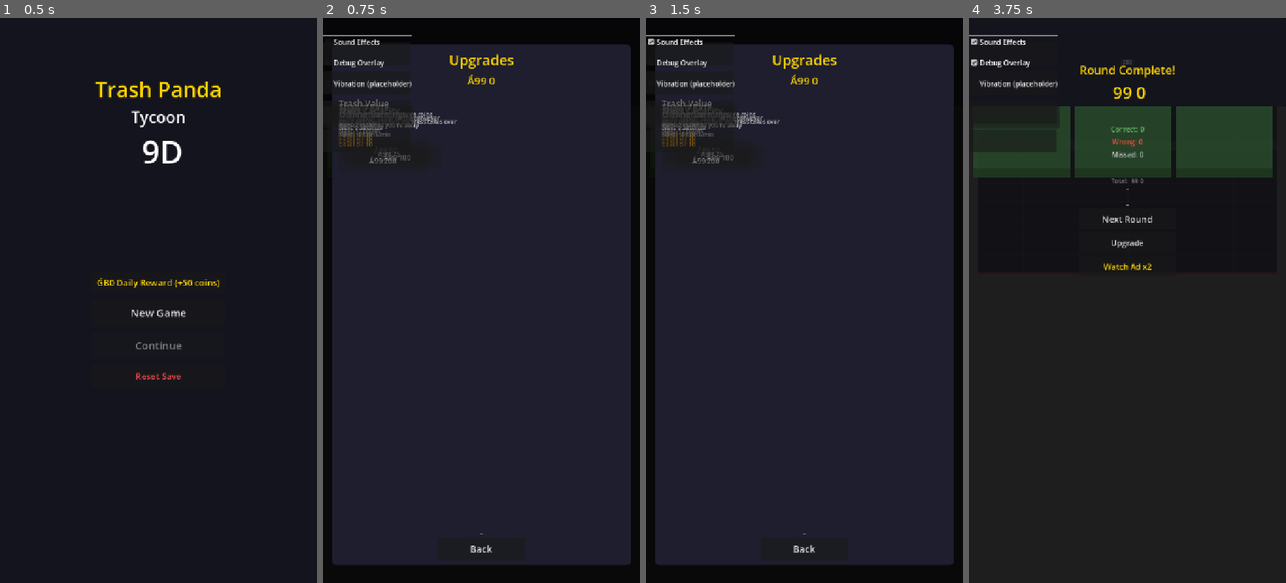
Above: before the commit, frames 1-4 (left to right).
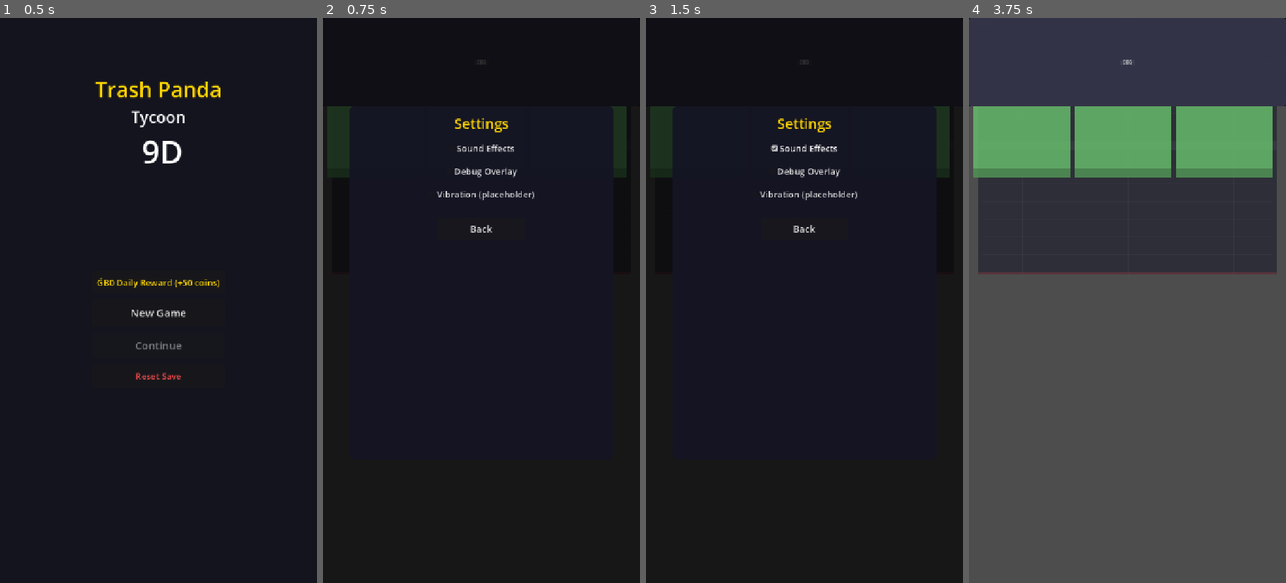
Above: after the commit, the same moments.

Repository: jerrygooch/trash-panda-tycoon
Game: Godot game, scene res://Main.tscn
Same seed, same stepped clock (60 frames per second), same inputs: the game is played once before the commit and once after it.
Inputs (mouse positions are in pixels of both pictures, inside the frame that each line leads up to; where the layout moved, square brackets give the same spot in the first picture):
- Up to frame 1 (0.5 s): no input
- Up to frame 2 (0.75 s): click "New Game" at 0.5 s
- Up to frame 3 (1.5 s): click "Sound Effects" at 1.25 s
- Up to frame 4 (3.75 s): click "Debug Overlay" at 2 s; click "Back" at 2.75 s; click (1127, 204) [1013, 51] at 3.5 s

Frame 1 is identical in both runs. In frame 2, 12% of the frame differs, in the area x 0-98%, y 3-95%; in frame 3, 12%; in frame 4, 100%, in the area x 0-100%, y 0-100%.
Error before the commit: Invalid access to property or key 'resume_requested' on a base object of type 'Control'. (res://scripts/game/game_manager.gd:88)
Error after the commit: Invalid assignment of property or key 'button_pressed' with value of type 'bool' on a base object of type 'null instance'. (res://scripts/ui/settings_screen.gd…

Commit message:
Fix: PauseMenu and SettingsScene scripts not loading at runtime
Root cause: manually written TSCN files had incorrect
load_steps and uid metadata that prevented Godot from
resolving the ext_resource references at load time.
Scripts appeared as <null> at runtime, causing signal
connection failures in GameManager._ready().

Removed load_steps and uid fields entirely. Re-formatted
with proper multi-line values instead of semicolon-
delimited inline properties.

Diff:
--- /dev/null
+++ b/MainDebug.tscn
@@ -0,0 +1,6 @@
+[gd_scene load_steps=2 format=3]
+
+[ext_resource type="Script" path="res://debug_test.gd" id="1"]
+
+[node name="Main" type="Node"]
+script = ExtResource("1")
--- /dev/null
+++ b/debug_test.gd
@@ -0,0 +1,72 @@
+extends Node
+
+func _ready() -> void:
+	print("=== FULL MAIN FLOW TEST ===\n")
+
+	# 1. Test Main.tscn loading
+	var main_scene = preload("res://Main.tscn")
+	print("Main.tscn loaded: ", main_scene)
+	var main = main_scene.instantiate()
+	add_child(main)
+	print("Main instantiated and added to tree")
+
+	# Wait a frame for _ready to fire
+	await get_tree().process_frame
+
+	# Now MainMenu should be a child
+	var menu = main.get_child(0) if main.get_child_count() > 0 else null
+	if menu:
+		print("MainMenu children: ", menu.get_children().map(func(c): return c.name))
+	else:
+		print("WARNING: Main has no children!")
+
+	# Check tree structure
+	print("Tree print:")
+	print_tree_pretty()
+
+	# Check if game_started is connected
+	if menu and menu.has_signal("game_started"):
+		var connections = menu.get_signal_connection_list("game_started")
+		if connections.size() > 0:
+			print("\ngame_started signal connected to: ", connections[0].get("callable", "unknown"))
+		else:
+			print("\nWARNING: game_started has NO connections!")
+
+	# Now simulate clicking NewGameButton
+	if menu:
+		print("\n--- Simulating NewGameButton press ---")
+
+		# Find NewGameButton directly
+		var new_game_btn = menu.get_node_or_null("ButtonContainer/VBox/NewGameButton")
+		if new_game_btn:
+			print("Found NewGameButton: ", new_game_btn)
+			print("NewGameButton text: ", new_game_btn.text)
+			print("NewGameButton is disabled: ", new_game_btn.disabled)
+		else:
+			print("WARNING: Could not find NewGameButton!")
+
+		# Find by unique name
+		var btn_by_unique = menu.find_child("NewGameButton", true, false)
+		print("NewGameButton via find_child: ", btn_by_unique)
+
+		# Emit pressed signal to simulate click
+		new_game_btn.pressed.emit()
+		print("pressed signal emitted")
+
+		# Check AcceptDialog
+		await get_tree().process_frame
+
+		for child in menu.get_children():
+			if child is AcceptDialog:
+				print("AcceptDialog found: ", child.dialog_text)
+				child.confirmed.emit()
+				print("OK clicked on AcceptDialog")
+				break
+
+		await get_tree().process_frame
+
+		print("\nTree after New Game:")
+		print_tree_pretty()
+
+	print("\n=== TEST COMPLETE ===")
+	get_tree().quit()
--- a/scenes/ui/PauseMenu.tscn
+++ b/scenes/ui/PauseMenu.tscn
@@ -1,54 +1,87 @@
-[gd_scene load_steps=3 format=3 uid="uid://m0qfgcm8snvv"]
+[gd_scene format=3]
 
 [ext_resource type="Script" path="res://scripts/ui/pause_menu.gd" id="1"]
 
 [sub_resource type="StyleBoxFlat" id="StyleBoxFlat_1"]
-content_margin_left = 24.0; content_margin_top = 16.0; content_margin_right = 24.0; content_margin_bottom = 24.0
+content_margin_left = 24.0
+content_margin_top = 16.0
+content_margin_right = 24.0
+content_margin_bottom = 24.0
 bg_color = Color(0.08, 0.08, 0.14, 0.95)
-corner_radius_top_left = 12; corner_radius_top_right = 12; corner_radius_bottom_right = 12; corner_radius_bottom_left = 12
+corner_radius_top_left = 12
+corner_radius_top_right = 12
+corner_radius_bottom_right = 12
+corner_radius_bottom_left = 12
 
 [node name="PauseMenu" type="Control"]
-layout_mode = 3; anchors_preset = 0; size = Vector2i(720, 1280)
-mouse_filter = 1; script = ExtResource("1")
+layout_mode = 3
+anchors_preset = 0
+size = Vector2i(720, 1280)
+mouse_filter = 1
+script = ExtResource("1")
 
 [node name="Overlay" type="ColorRect" parent="."]
-layout_mode = 1; anchors_preset = 15; anchor_right = 1.0; anchor_bottom = 1.0
-color = Color(0, 0, 0, 0.7); mouse_filter = 1
+layout_mode = 1
+anchors_preset = 15
+anchor_right = 1.0
+anchor_bottom = 1.0
+color = Color(0, 0, 0, 0.7)
+mouse_filter = 1
 
 [node name="Panel" type="Panel" parent="."]
-layout_mode = 0; offset_left = 110; offset_top = 300; offset_right = 610; offset_bottom = 960
+layout_mode = 0
+offset_left = 110
+offset_top = 300
+offset_right = 610
+offset_bottom = 960
 theme_override_styles/panel = SubResource("StyleBoxFlat_1")
 
 [node name="VBox" type="VBoxContainer" parent="Panel"]
-layout_mode = 0; offset_left = 24; offset_top = 16; offset_right = 476; offset_bottom = 636
+layout_mode = 0
+offset_left = 24
+offset_top = 16
+offset_right = 476
+offset_bottom = 636
 theme_override_constants/separation = 14
 
 [node name="PausedLabel" type="Label" parent="Panel/VBox"]
-layout_mode = 2; size_flags_horizontal = 4; text = "Paused"
-horizontal_alignment = 1; theme_override_font_sizes/font_size = 36
+layout_mode = 2
+size_flags_horizontal = 4
+text = "Paused"
+horizontal_alignment = 1
+theme_override_font_sizes/font_size = 36
 theme_override_colors/font_color = Color(1, 0.84, 0, 1)
 
 [node name="HSep" type="HSeparator" parent="Panel/VBox"]
-layout_mode = 2; size_flags_horizontal = 4
+layout_mode = 2
+size_flags_horizontal = 4
 
 [node name="ResumeButton" type="Button" parent="Panel/VBox"]
-layout_mode = 2; size_flags_horizontal = 4
-custom_minimum_size = Vector2i(200, 52); text = "Resume"
+layout_mode = 2
+size_flags_horizontal = 4
+custom_minimum_size = Vector2i(200, 52)
+text = "Resume"
 theme_override_font_sizes/font_size = 22
 
 [node name="RestartButton" type="Button" parent="Panel/VBox"]
-layout_mode = 2; size_flags_horizontal = 4
-custom_minimum_size = Vector2i(200, 52); text = "Restart Round"
+layout_mode = 2
+size_flags_horizontal = 4
+custom_minimum_size = Vector2i(200, 52)
+text = "Restart Round"
 theme_override_font_sizes/font_size = 22
 
 [node name="SettingsButton" type="Button" parent="Panel/VBox"]
-layout_mode = 2; size_flags_horizontal = 4
-custom_minimum_size = Vector2i(200, 52); text = "Settings"
+layout_mode = 2
+size_flags_horizontal = 4
+custom_minimum_size = Vector2i(200, 52)
+text = "Settings"
 theme_override_font_sizes/font_size = 22
 
 [node name="MainMenuButton" type="Button" parent="Panel/VBox"]
-layout_mode = 2; size_flags_horizontal = 4
-custom_minimum_size = Vector2i(200, 52); text = "Main Menu"
+layout_mode = 2
+size_flags_horizontal = 4
+custom_minimum_size = Vector2i(200, 52)
+text = "Main Menu"
 theme_override_font_sizes/font_size = 22
 
 [connection signal="pressed" from="Panel/VBox/ResumeButton" to="." method="_on_resume_pressed"]
--- a/scenes/ui/SettingsScreen.tscn
+++ b/scenes/ui/SettingsScreen.tscn
@@ -1,51 +1,84 @@
-[gd_scene load_steps=3 format=3 uid="uid://cw67v1a5y0t7t"]
+[gd_scene format=3]
 
 [ext_resource type="Script" path="res://scripts/ui/settings_screen.gd" id="1"]
 
 [sub_resource type="StyleBoxFlat" id="SBF_1"]
-content_margin_left = 20.0; content_margin_top = 16.0; content_margin_right = 20.0; content_margin_bottom = 24.0
+content_margin_left = 20.0
+content_margin_top = 16.0
+content_margin_right = 20.0
+content_margin_bottom = 24.0
 bg_color = Color(0.08, 0.08, 0.14, 0.95)
-corner_radius_top_left = 12; corner_radius_top_right = 12; corner_radius_bottom_right = 12; corner_radius_bottom_left = 12
+corner_radius_top_left = 12
+corner_radius_top_right = 12
+corner_radius_bottom_right = 12
+corner_radius_bottom_left = 12
 
 [node name="SettingsScreen" type="Control"]
-layout_mode = 3; anchors_preset = 0; size = Vector2i(720, 1280)
-mouse_filter = 1; script = ExtResource("1")
+layout_mode = 3
+anchors_preset = 0
+size = Vector2i(720, 1280)
+mouse_filter = 1
+script = ExtResource("1")
 
 [node name="Overlay" type="ColorRect" parent="."]
-layout_mode = 1; anchors_preset = 15; anchor_right = 1.0; anchor_bottom = 1.0
-color = Color(0, 0, 0, 0.7); mouse_filter = 1
+layout_mode = 1
+anchors_preset = 15
+anchor_right = 1.0
+anchor_bottom = 1.0
+color = Color(0, 0, 0, 0.7)
+mouse_filter = 1
 
 [node name="Panel" type="Panel" parent="."]
-layout_mode = 0; offset_left = 60; offset_top = 200; offset_right = 660; offset_bottom = 1000
+layout_mode = 0
+offset_left = 60
+offset_top = 200
+offset_right = 660
+offset_bottom = 1000
 theme_override_styles/panel = SubResource("SBF_1")
 
 [node name="VBox" type="VBoxContainer" parent="Panel"]
-layout_mode = 0; offset_left = 20; offset_top = 16; offset_right = 580; offset_bottom = 768
+layout_mode = 0
+offset_left = 20
+offset_top = 16
+offset_right = 580
+offset_bottom = 768
 theme_override_constants/separation = 16
 
 [node name="Title" type="Label" parent="Panel/VBox"]
-layout_mode = 2; size_flags_horizontal = 4; text = "Settings"
-horizontal_alignment = 1; theme_override_font_sizes/font_size = 32
+layout_mode = 2
+size_flags_horizontal = 4
+text = "Settings"
+horizontal_alignment = 1
+theme_override_font_sizes/font_size = 32
 theme_override_colors/font_color = Color(1, 0.84, 0, 1)
 
 [node name="SfxToggle" type="CheckBox" parent="Panel/VBox"]
-unique_name_in_owner = true; layout_mode = 2; size_flags_horizontal = 4
-text = "Sound Effects"; theme_override_font_sizes/font_size = 20
+layout_mode = 2
+size_flags_horizontal = 4
+text = "Sound Effects"
+theme_override_font_sizes/font_size = 20
 
 [node name="DebugToggle" type="CheckBox" parent="Panel/VBox"]
-unique_name_in_owner = true; layout_mode = 2; size_flags_horizontal = 4
-text = "Debug Overlay"; theme_override_font_sizes/font_size = 20
+layout_mode = 2
+size_flags_horizontal = 4
+text = "Debug Overlay"
+theme_override_font_sizes/font_size = 20
 
 [node name="VibrationToggle" type="CheckBox" parent="Panel/VBox"]
-unique_name_in_owner = true; layout_mode = 2; size_flags_horizontal = 4
-text = "Vibration (placeholder)"; theme_override_font_sizes/font_size = 20
+layout_mode = 2
+size_flags_horizontal = 4
+text = "Vibration (placeholder)"
+theme_override_font_sizes/font_size = 20
 
 [node name="HSep" type="HSeparator" parent="Panel/VBox"]
-layout_mode = 2; size_flags_horizontal = 4
+layout_mode = 2
+size_flags_horizontal = 4
 
 [node name="BackButton" type="Button" parent="Panel/VBox"]
-layout_mode = 2; size_flags_horizontal = 4
-custom_minimum_size = Vector2i(200, 50); text = "Back"
+layout_mode = 2
+size_flags_horizontal = 4
+custom_minimum_size = Vector2i(200, 50)
+text = "Back"
 theme_override_font_sizes/font_size = 22
 
 [connection signal="toggled" from="Panel/VBox/SfxToggle" to="." method="_on_sfx_toggled"]
